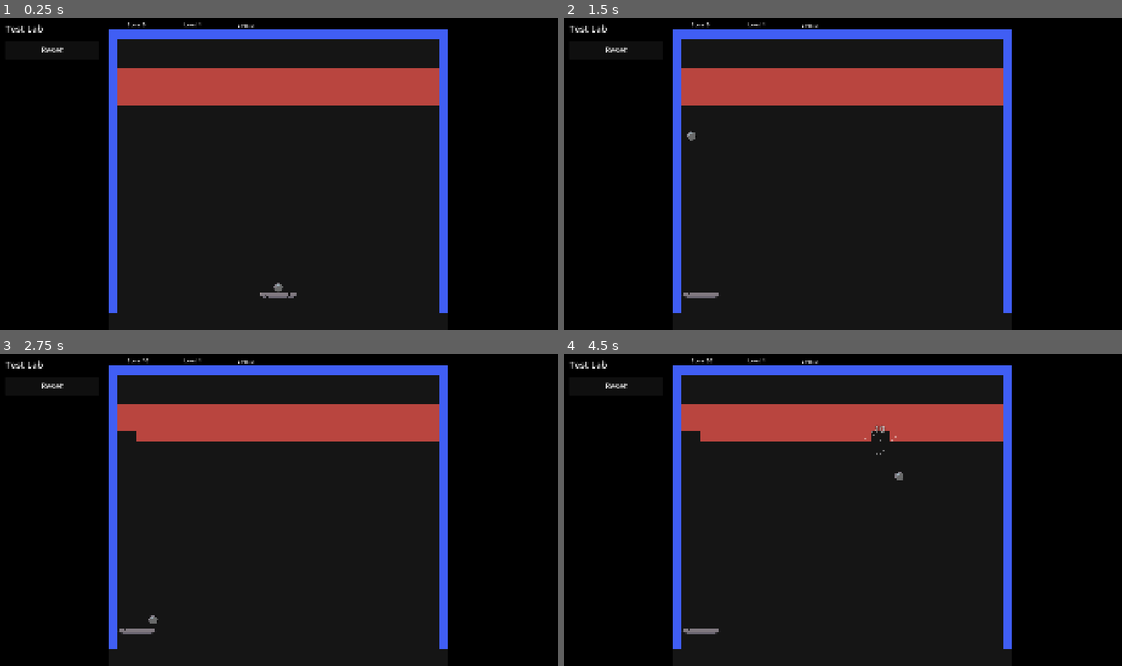
Above: before the commit, frames 1-4 (two rows, left to right).
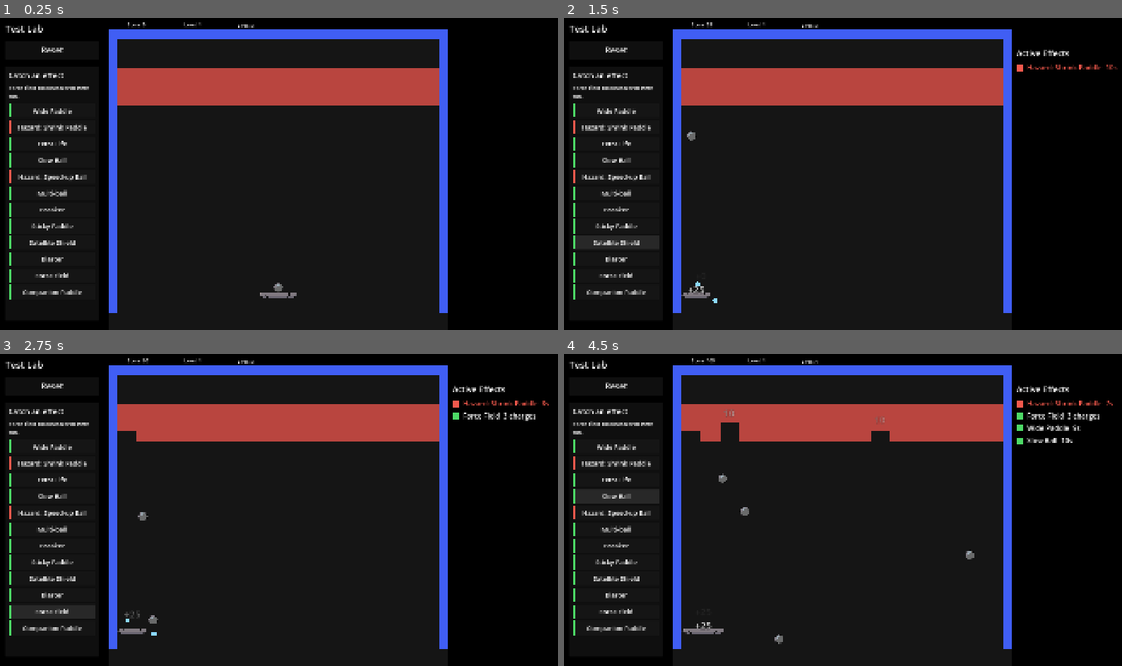
Above: after the commit, the same moments.

Repository: OptikCrash/break-out
Game: Godot game, scene res://devtools/test_lab.tscn
Same seed, same stepped clock (60 frames per second), same inputs: the game is played once before the commit and once after it. This scene is started directly instead of the project's main scene.
Inputs (mouse positions are in pixels of both pictures, inside the frame that each line leads up to):
- Up to frame 1 (0.25 s): no input
- Up to frame 2 (1.5 s): click (614, 127) at 0.5 s, where only the run after the commit has a clickable "Hazard: Shrink Paddle"; click (614, 242) at 1.25 s, where only the run after the commit has a clickable "Satellite Shield"
- Up to frame 3 (2.75 s): click (50, 612) at 2 s, where only the run after the commit has a clickable "Force Field"
- Up to frame 4 (4.5 s): click (614, 447) at 2.75 s, where only the run after the commit has a clickable "Wide Paddle"; click (614, 478) at 3.5 s, where only the run after the commit has a clickable "Extra Life"; click (614, 497) at 4.25 s, where only the run after the commit has a clickable "Slow Ball"

The runs differ from the first frame. In frame 1, 1.7% of the frame differs, in the area x 1-16%, y 17-91%; in frame 2, 2.7%; in frame 3, 2.9%; in frame 4, 3.7%, in the area x 1-99%, y 1-93%.

Commit message:
Add Test Lab capsule effect trigger panel

Diff:
--- a/devtools/test_lab.gd
+++ b/devtools/test_lab.gd
@@ -12,6 +12,7 @@
 	pause_screen.queue_free()
 	pause_screen = null
 	$LabOverlay/ResetButton.pressed.connect(reset_lab)
+	_build_effect_buttons()
 
 func can_pause() -> bool:
 	return false
@@ -53,3 +54,26 @@
 	bricks.load_level(levels[current_level_index])
 	_count_completion_bricks()
 	hud.update_message("")
+
+# Use the capsule pool itself so new gameplay effects appear here automatically.
+func _build_effect_buttons() -> void:
+	var rows := $LabOverlay/EffectPanel/Margin/Content/Scroll/Rows
+	for effect in EffectRules.DEFINITIONS:
+		var button := Button.new()
+		button.name = String(effect.id)
+		button.text = ("Hazard: " if effect.hazard else "") + effect.display_name
+		button.tooltip_text = "Catch %s through the gameplay capsule path." % effect.display_name
+		button.focus_mode = Control.FOCUS_NONE
+		button.custom_minimum_size.y = 48.0
+		button.add_theme_font_size_override("font_size", 22)
+		button.add_theme_color_override("font_color", Color.WHITE)
+		var swatch := ColorRect.new()
+		swatch.name = "placeholder_swatch"
+		swatch.color = hud.HAZARD_COLOR if effect.hazard else hud.POWER_UP_COLOR
+		swatch.mouse_filter = Control.MOUSE_FILTER_IGNORE
+		swatch.set_anchors_and_offsets_preset(Control.PRESET_LEFT_WIDE)
+		swatch.offset_right = 6.0
+		button.add_child(swatch)
+		# No falling capsule or alternate effect implementation in the lab.
+		button.pressed.connect(_catch_capsule.bind(effect))
+		rows.add_child(button)
--- a/devtools/test_lab.tscn
+++ b/devtools/test_lab.tscn
@@ -25,3 +25,42 @@
 focus_mode = 0
 theme_override_font_sizes/font_size = 28
 text = "Reset"
+
+[node name="EffectPanel" type="PanelContainer" parent="LabOverlay"]
+offset_left = 32.0
+offset_top = 184.0
+offset_right = 352.0
+anchor_bottom = 1.0
+offset_bottom = -32.0
+
+[node name="Margin" type="MarginContainer" parent="LabOverlay/EffectPanel"]
+layout_mode = 2
+theme_override_constants/margin_left = 12
+theme_override_constants/margin_top = 12
+theme_override_constants/margin_right = 12
+theme_override_constants/margin_bottom = 12
+
+[node name="Content" type="VBoxContainer" parent="LabOverlay/EffectPanel/Margin"]
+layout_mode = 2
+theme_override_constants/separation = 12
+
+[node name="Heading" type="Label" parent="LabOverlay/EffectPanel/Margin/Content"]
+layout_mode = 2
+theme_override_font_sizes/font_size = 26
+text = "Catch an effect"
+
+[node name="Hint" type="Label" parent="LabOverlay/EffectPanel/Margin/Content"]
+layout_mode = 2
+theme_override_font_sizes/font_size = 18
+text = "Force Field blocks hazards here too."
+autowrap_mode = 2
+
+[node name="Scroll" type="ScrollContainer" parent="LabOverlay/EffectPanel/Margin/Content"]
+layout_mode = 2
+size_flags_vertical = 3
+horizontal_scroll_mode = 0
+
+[node name="Rows" type="VBoxContainer" parent="LabOverlay/EffectPanel/Margin/Content/Scroll"]
+layout_mode = 2
+size_flags_horizontal = 3
+theme_override_constants/separation = 8
--- a/tests/test_lab_test.gd
+++ b/tests/test_lab_test.gd
@@ -9,6 +9,7 @@
 
 func run() -> void:
 	var lab = load("res://devtools/test_lab.tscn").instantiate()
+	root.size = Vector2i(1920, 1080)
 	root.add_child(lab)
 	await process_frame
 	_check(lab.has_node("PlayArea/Ball") and lab.has_node("PlayArea/Bricks") and lab.has_node("Hud"),
@@ -16,11 +17,71 @@
 	_check(not lab.has_node("PauseScreen") and not lab.can_pause(), "Pause menu is unreachable")
 	_check(lab.bricks.get_child_count() > 0, "Current level's bricks are loaded")
 
+	var rows = lab.get_node("LabOverlay/EffectPanel/Margin/Content/Scroll/Rows")
+	_check(rows.get_child_count() == Effects.DEFINITIONS.size(), "Every pool entry gets exactly one button")
+	for effect in Effects.DEFINITIONS:
+		var button := rows.get_node(String(effect.id)) as Button
+		_check(button != null, "Pool entry has a button: " + effect.display_name)
+		if button == null:
+			continue
+		_check(button.text == ("Hazard: " if effect.hazard else "") + effect.display_name,
+			"Button uses the resource name and textual hazard distinction")
+		_check(button.get_node("placeholder_swatch").color == (lab.hud.HAZARD_COLOR if effect.hazard else lab.hud.POWER_UP_COLOR),
+			"Button uses the HUD palette")
+		_check(button.focus_mode == Control.FOCUS_NONE, "Launch cannot activate a focused effect button")
+		lab.reset_lab()
+		var old_lives: int = lab.lives
+		button.pressed.emit()
+		# Timers are exact before the next physics tick; deferred bodies need a frame.
+		if effect.duration > 0:
+			_check(lab.effects.active[effect.id].remaining == effect.duration, "Real timer starts at its authored duration")
+		_check(lab.lives == old_lives + effect.extra_lives, "Catch applies real life changes")
+		await process_frame
+		_check(lab.get_balls().size() == 1 + effect.extra_balls, "Catch creates real Multi-ball copies")
+		_check(lab.satellite_orbs == effect.orbs, "Catch sets real waiting orbs")
+		_check(lab.force_field_charges == effect.hazard_charges, "Catch sets real Force Field charges")
+		_check(lab.companions.size() == effect.companion_count, "Catch creates real companions")
+	lab.reset_lab()
+	# Exercise GUI hit testing too, not only the connected pressed signals.
+	var shield_button := rows.get_node("satellite_shield") as Button
+	var click := InputEventMouseButton.new()
+	click.button_index = MOUSE_BUTTON_LEFT
+	click.position = shield_button.get_global_rect().get_center()
+	click.pressed = true
+	Input.parse_input_event(click)
+	Input.flush_buffered_events()
+	await process_frame
+	click = click.duplicate()
+	click.pressed = false
+	Input.parse_input_event(click)
+	Input.flush_buffered_events()
+	await process_frame
+	_check(lab.satellite_orbs == 3, "Mouse click catches Satellite Shield through the panel")
+	lab.reset_lab()
+	rows.get_node("force_field").pressed.emit()
+	rows.get_node("shrink_paddle").pressed.emit()
+	_check(lab.force_field_charges == 2 and not lab.effects.active.has(&"shrink_paddle"),
+		"Panel catches preserve real Force Field hazard gating")
+	lab.reset_lab()
+	# The logical canvas and gutter placement must survive window resizing.
+	for window_size in [Vector2i(1920, 1080), Vector2i(960, 540)]:
+		root.size = window_size
+		await process_frame
+		await process_frame
+		var panel := lab.get_node("LabOverlay/EffectPanel") as Control
+		_check(panel.get_global_rect().end.x < 384.0, "Panel stays outside the play area")
+		_check(panel.get_global_rect().end.y <= lab.get_viewport().get_visible_rect().end.y,
+			"Panel stays within the logical viewport after resize")
+		for button in rows.get_children():
+			_check(button.size.x >= button.get_minimum_size().x, "Effect labels fit their buttons")
+	root.size = Vector2i(1920, 1080)
+
+	var lives_before_losses: int = lab.lives
 	# Infinite lives: every last-ball loss respawns a resting ball.
 	for i in 5:
 		lab.ball.launched = true
 		lab._on_death_zone_body_entered(lab.ball)
-	_check(lab.lives == 3 and not lab.reset_ready, "Losing the last ball never costs a life")
+	_check(lab.lives == lives_before_losses and not lab.reset_ready, "Losing the last ball never costs a life")
 	_check(lab.get_balls().size() == 1 and not lab.ball.launched, "A lost ball respawns on the paddle")
 	_check(lab.hud.get_node("MessageLabel").text == "", "No Game Over message")
 
Not shown, changed: AGENTS.md
